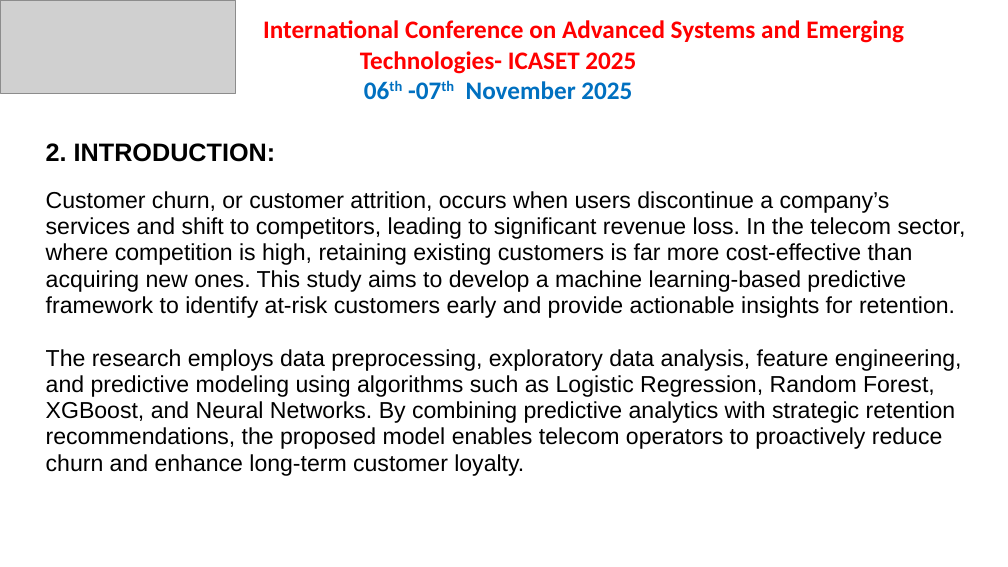
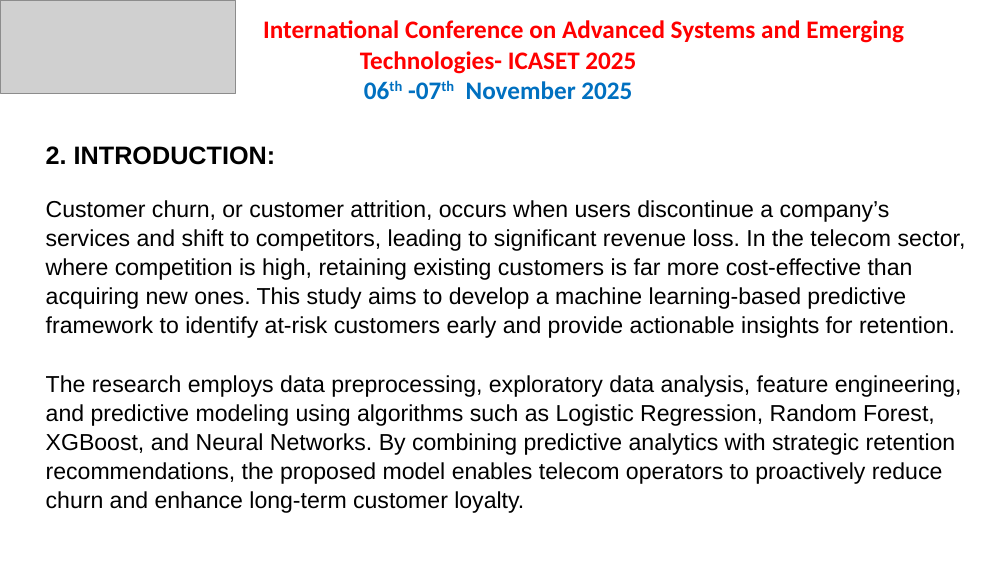
Before and after one commit to diwakarsherawat/Churn_Prediction_Project, a slide deck: slide 4 of Customer Churn Prediction Project_ICASET.pptx. Drawn at 1008x567 pixels with LibreOffice and Linux fonts; fonts in the diff are those of the drawing; grey boxes stand for pictures. Boxes give left, top, right and bottom in pixels: in the first picture for what was removed or moved away, otherwise in the second. Text is boxed around its words. In the diff, an @@ line names an element or a change of style, - is before the commit and + after.

```diff
--- a/Customer Churn Prediction Project_ICASET.pptx
+++ b/Customer Churn Prediction Project_ICASET.pptx
@@ subtitle "2. INTRODUCTION:" at <box>46,146,966,513</box>: line spacing 0.7 to 0.8; line spacing 0.95 to 1.05 @@
```
Also in this commit, not shown: 7 other slides changed.
